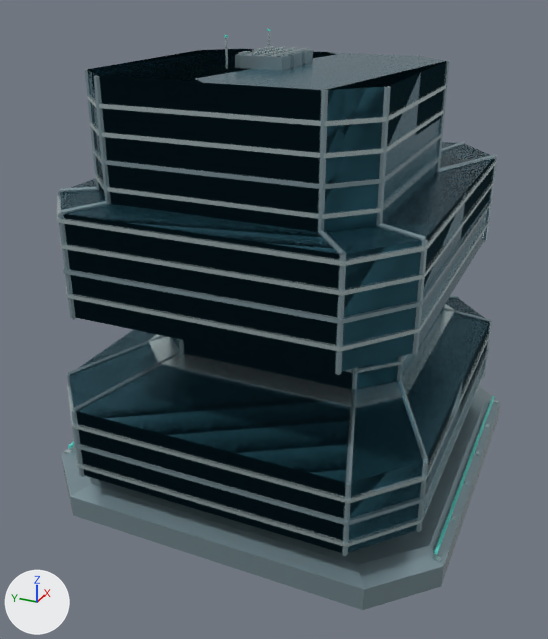
Before and after pictures for a commit that changed the FBX model Assets/AfterSignal/Resources/WorldAssets/FutureArchitecture/Cantilever.fbx.
Camera for both pictures: a camera (50 mm lens) standing at (-1.618, -0.671, 1.173) and looking at (-0.075, 0.023, 0.402). The lights are fixed; the arrows at lower left show +X, +Y and +Z. The first picture is the older version. Objects named as collision shapes, trigger or cutter boxes, shadow casters or lower levels of detail are left out. Where no turn or scale is listed for an object, it has been applied to the vertices.

Script lines for the objects in view, before the commit:
```python
me_curtain_wall_012 = bpy.data.meshes.new('Curtain wall.012')
me_curtain_wall_012.from_pydata(...)  # 80 vertices, 74 faces; spans x -0.49..0.49, y -0.431..0.431, z 0.0..1.0
me_curtain_wall_012.materials.append(mat_futureglass)  # cyan #386f81
me_recessed_slab_edge_072 = bpy.data.meshes.new('Recessed slab edge.072')
me_recessed_slab_edge_072.from_pydata(...)  # 440 vertices, 300 faces; spans x -0.497..0.497, y -0.482..0.482, z 0.003..1.06
me_recessed_slab_edge_072.materials.append(mat_futuremetal)  # pale blue #c4d7da
me_recessed_slab_edge_075 = bpy.data.meshes.new('Recessed slab edge.075')
me_recessed_slab_edge_075.from_pydata(...)  # 976 vertices, 652 faces; spans x -0.497..0.497, y -0.49..0.49, z 0.0..1.025
me_recessed_slab_edge_075.materials.append(mat_futureshell)  # greyish cyan #90a8af
ob_near_futureglass = bpy.data.objects.new('Near FutureGlass', me_curtain_wall_012)
ob_near_futureglass.location = (0.0, 0.0, 0.0)
ob_near_futuremetal = bpy.data.objects.new('Near FutureMetal', me_recessed_slab_edge_072)
ob_near_futuremetal.location = (0.0, 0.0, 0.0)
ob_near_futureshell = bpy.data.objects.new('Near FutureShell', me_recessed_slab_edge_075)
ob_near_futureshell.location = (0.0, 0.0, 0.0)
```
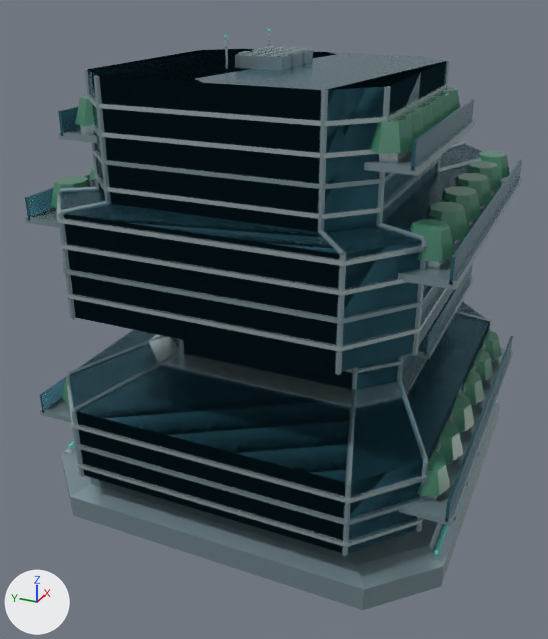
What changed in the scene script:
```text
Change me_recessed_slab_edge_075:
    remove me_recessed_slab_edge_075.from_pydata(...)  # 976 vertices, 652 faces; spans x -0.497..0.497, y -0.49..0.49, z 0.0..1.025
    add me_recessed_slab_edge_075.from_pydata(...)  # 1040 vertices, 700 faces; spans x -0.497..0.497, y -0.501..0.501, z 0.0..1.025
    me_recessed_slab_edge_075 part 1: a new loose piece, a box spanning x -0.4..0.4, y -0.501..-0.361, z 0.193..0.207, in mat_futureshell (greyish cyan #90a8af)
    me_recessed_slab_edge_075 part 2: a new loose piece, a box spanning x -0.4..0.4, y 0.361..0.501, z 0.193..0.207, in mat_futureshell (greyish cyan #90a8af)
    me_recessed_slab_edge_075 part 3: a new loose piece, a box spanning x -0.128..0.368, y -0.374..-0.234, z 0.403..0.417, in mat_futureshell (greyish cyan #90a8af)
    me_recessed_slab_edge_075 part 4: a new loose piece, a box spanning x -0.4..0.4, y -0.462..-0.322, z 0.683..0.697, in mat_futureshell (greyish cyan #90a8af)
    me_recessed_slab_edge_075 part 5: a new loose piece, a box spanning x -0.4..0.4, y 0.322..0.462, z 0.683..0.697, in mat_futureshell (greyish cyan #90a8af)
    me_recessed_slab_edge_075 part 6: a new loose piece, a box spanning x -0.368..0.128, y -0.374..-0.234, z 0.863..0.877, in mat_futureshell (greyish cyan #90a8af)
    me_recessed_slab_edge_075 part 7: a new loose piece, a box spanning x -0.368..0.128, y 0.234..0.374, z 0.863..0.877, in mat_futureshell (greyish cyan #90a8af)
    other edits to the shape of me_recessed_slab_edge_075 do not show in these pictures
Change me_curtain_wall_012:
    remove me_curtain_wall_012.from_pydata(...)  # 80 vertices, 74 faces; spans x -0.49..0.49, y -0.431..0.431, z 0.0..1.0
    add me_curtain_wall_012.from_pydata(...)  # 144 vertices, 122 faces; spans x -0.49..0.49, y -0.494..0.494, z 0.0..1.0
    me_curtain_wall_012 part 11: a new loose piece, a box spanning x -0.4..0.4, y -0.4942..-0.4882, z 0.2..0.25, in mat_futureglass (cyan #386f81)
    me_curtain_wall_012 part 12: a new loose piece, a box spanning x -0.4..0.4, y 0.4882..0.4942, z 0.2..0.25, in mat_futureglass (cyan #386f81)
    me_curtain_wall_012 part 13: a new loose piece, a box spanning x -0.128..0.368, y -0.3668..-0.3608, z 0.41..0.46, in mat_futureglass (cyan #386f81)
    me_curtain_wall_012 part 14: a new loose piece, a box spanning x -0.4..0.4, y -0.455..-0.449, z 0.69..0.74, in mat_futureglass (cyan #386f81)
    me_curtain_wall_012 part 15: a new loose piece, a box spanning x -0.4..0.4, y 0.449..0.455, z 0.69..0.74, in mat_futureglass (cyan #386f81)
    me_curtain_wall_012 part 16: a new loose piece, a box spanning x -0.368..0.128, y -0.3668..-0.3608, z 0.87..0.92, in mat_futureglass (cyan #386f81)
    me_curtain_wall_012 part 17: a new loose piece, a box spanning x -0.368..0.128, y 0.3608..0.3668, z 0.87..0.92, in mat_futureglass (cyan #386f81)
    other edits to the shape of me_curtain_wall_012 do not show in these pictures
Change me_recessed_slab_edge_072:
    remove me_recessed_slab_edge_072.from_pydata(...)  # 440 vertices, 300 faces; spans x -0.497..0.497, y -0.482..0.482, z 0.003..1.06
    add me_recessed_slab_edge_072.from_pydata(...)  # 824 vertices, 588 faces; spans x -0.497..0.497, y -0.482..0.482, z 0.003..1.06
    me_recessed_slab_edge_072 part 8: a new loose piece, a box spanning x -0.35..-0.29, y -0.419..-0.364, z 0.693..0.72, in mat_futuremetal (pale blue #c4d7da)
    me_recessed_slab_edge_072 part 9: 48 vertices added at x -0.348..0.108, y -0.331..-0.276, z 0.873..0.9
    me_recessed_slab_edge_072 part 10: 48 vertices added at x -0.348..0.108, y 0.276..0.331, z 0.872..0.899
    other edits to the shape of me_recessed_slab_edge_072 do not show in these pictures
Add ob_near_futureleaf:
    ob_near_futureleaf = bpy.data.objects.new('Near FutureLeaf', me_clipped_sky_garden_canopy_048)  # 768 vertices, 480 faces; spans x -0.373..0.373, y -0.479..0.479, z 0.225..0.945; in mat_futureleaf (green #458169)
    ob_near_futureleaf.location = (0.0, 0.0, 0.0)
```

Where the change shows, as pixel boxes [x1, y1, x2, y2] in the pictures (548 x 639 px):
'Near FutureGlass', reshaped (15% wider): before [61, 49, 494, 553]; after [25, 49, 522, 553]
'Near FutureShell', reshaped (13% wider): before [58, 48, 500, 610]; after [25, 48, 523, 610]
'Near FutureMetal', reshaped: before [57, 31, 498, 563]; after [56, 31, 503, 563]
'Near FutureLeaf', added: after [51, 87, 510, 496]
part 1 of me_recessed_slab_edge_075, added: after [399, 348, 514, 526]
part 2 of me_recessed_slab_edge_075, added: after [40, 398, 71, 423]
part 3 of me_recessed_slab_edge_075, added: after [408, 277, 474, 359]
part 4 of me_recessed_slab_edge_075, added: after [398, 176, 523, 290]
part 5 of me_recessed_slab_edge_075, added: after [25, 208, 59, 228]
part 6 of me_recessed_slab_edge_075, added: after [364, 119, 475, 175]
part 7 of me_recessed_slab_edge_075, added: after [58, 128, 97, 143]
part 8 of me_recessed_slab_edge_072, added (mostly hidden): after [426, 260, 445, 269]
part 9 of me_recessed_slab_edge_072, added (mostly hidden): after [379, 150, 412, 162]
part 10 of me_recessed_slab_edge_072, added (mostly hidden): after [80, 125, 94, 133]
part 11 of me_curtain_wall_012, added: after [445, 336, 513, 522]
part 12 of me_curtain_wall_012, added (cyan): after [40, 376, 67, 413]
part 13 of me_curtain_wall_012, added (cyan): after [424, 263, 473, 355]
part 14 of me_curtain_wall_012, added (cyan): after [449, 160, 522, 285]
part 15 of me_curtain_wall_012, added (cyan): after [25, 174, 90, 220]
part 16 of me_curtain_wall_012, added (cyan): after [411, 99, 474, 171]
part 17 of me_curtain_wall_012, added (cyan): after [58, 106, 80, 136]
